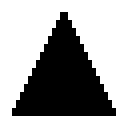
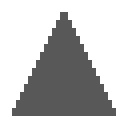
Two versions of the same layered image (128x128). Layer-by-layer changes:
painted on "Layer" over left=12, top=12, right=116, bottom=116
